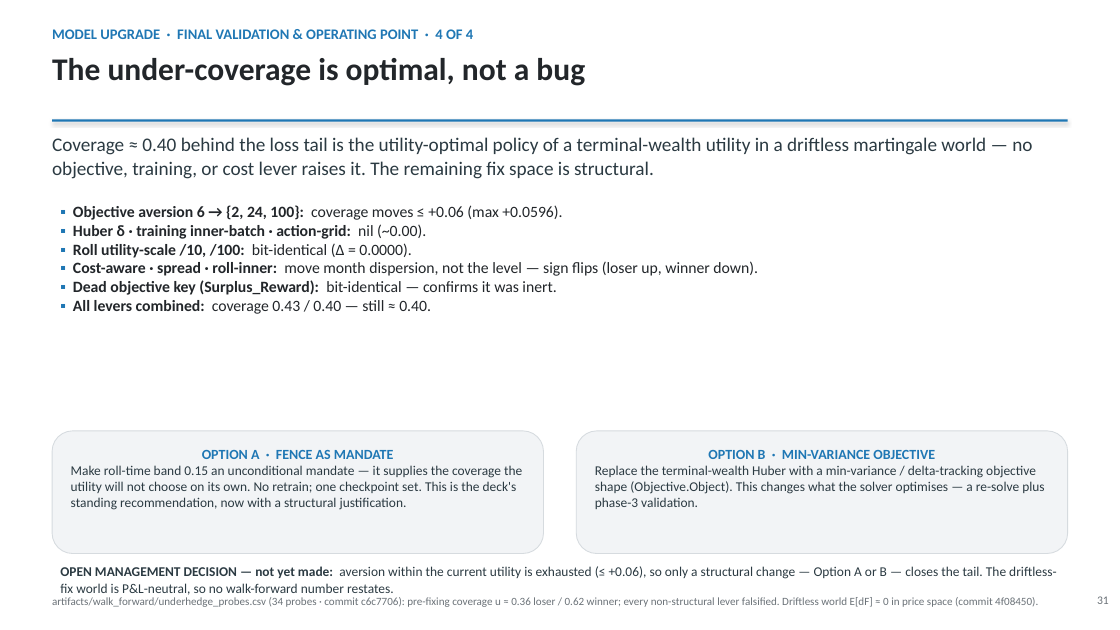
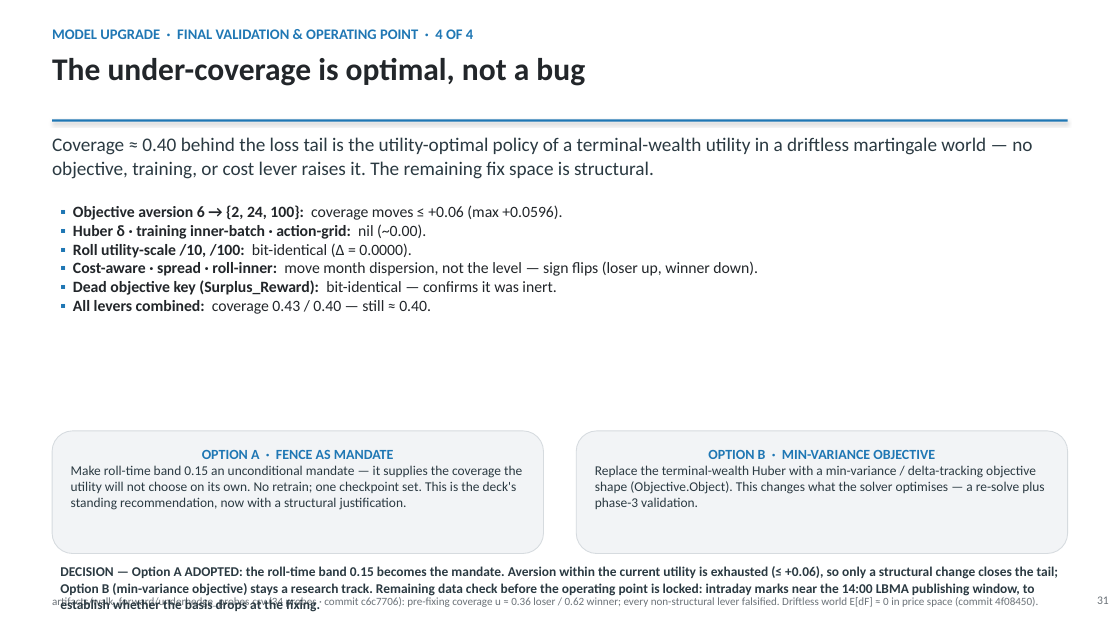
Before and after one commit to sylam/riskflow, a slide deck: slide 31 of artifacts/platinum_hedge_management_deck.pptx. Drawn at 1120x630 pixels with LibreOffice and Linux fonts; fonts in the diff are those of the drawing. Boxes give left, top, right and bottom in pixels: in the first picture for what was removed or moved away, otherwise in the second. Text is boxed around its words. In the diff, an @@ line names an element or a change of style, - is before the commit and + after.

```diff
--- a/artifacts/platinum_hedge_management_deck.pptx
+++ b/artifacts/platinum_hedge_management_deck.pptx
@@ text at bbox=[60, 566, 1058, 612]: text changed; bold on @@
-OPEN MANAGEMENT DECISION — not yet made: aversion within the current utility is exhausted (≤ +0.06), so only a structural change — Option A or B — closes the tail. The driftless-fix world is P&L-neutral, so no walk-forward number restates.
+DECISION — Option A ADOPTED: the roll-time band 0.15 becomes the mandate. Aversion within the current utility is exhausted (≤ +0.06), so only a structural change closes the tail; Option B (min-variance objective) stays a research track. Remaining data check before the operating point is locked: intraday marks near the 14:00 LBMA publishing window, to establish whether the basis drops at the fixing.
```
Also in this commit, not shown: 1 other slide changed.
